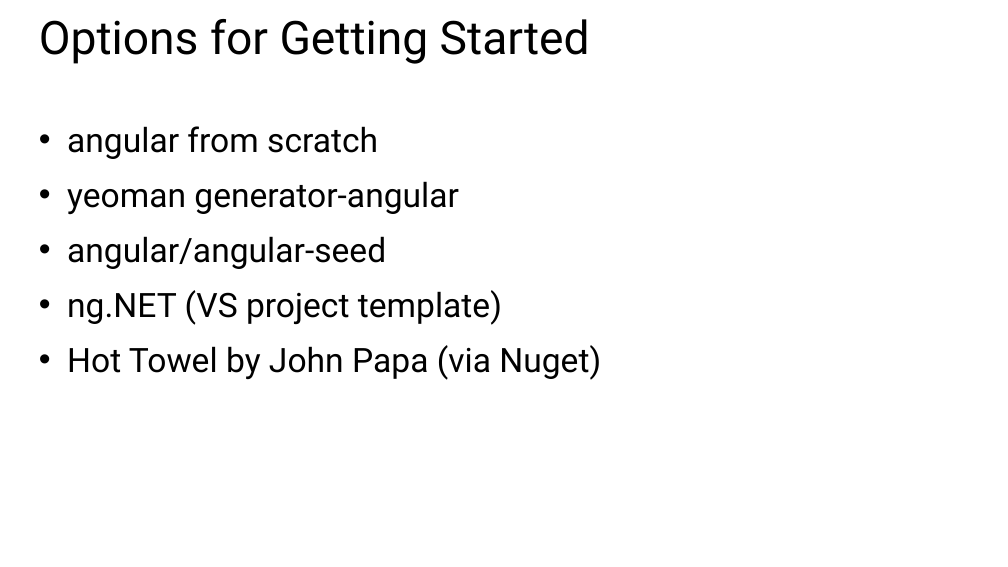
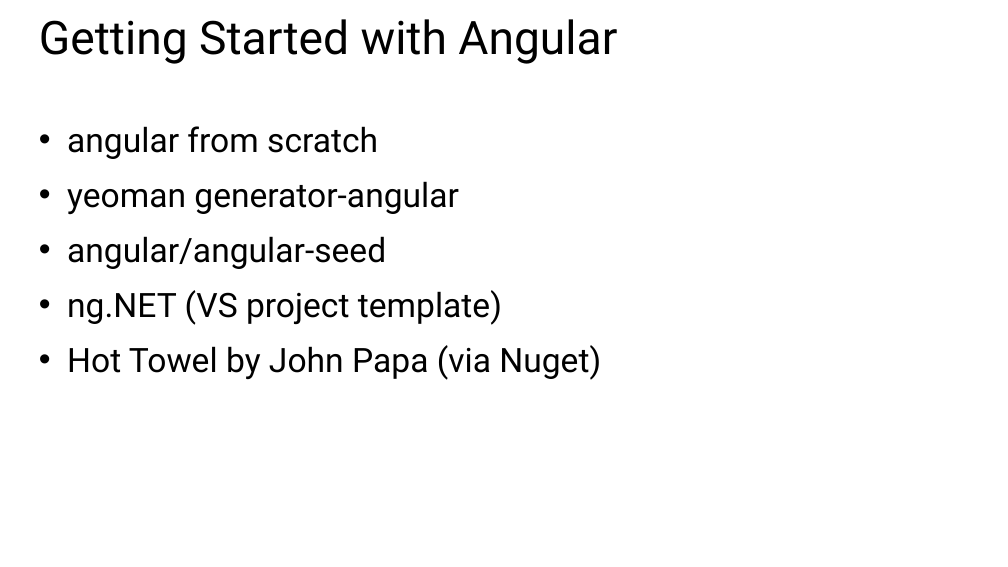
Before and after one commit to CharaD7/FrayedKnot, a slide deck: slide 8 of Slides/M5 Client.pptx (slide 6 before the commit). Drawn at 1008x567 pixels with LibreOffice and Linux fonts; fonts in the diff are those of the drawing. Boxes give left, top, right and bottom in pixels: in the first picture for what was removed or moved away, otherwise in the second. Text is boxed around its words. In the diff, an @@ line names an element or a change of style, - is before the commit and + after.

```diff
--- a/Slides/M5 Client.pptx
+++ b/Slides/M5 Client.pptx
@@ title at <box>39,19,617,64</box>: text changed @@
-Options for Getting Started
+Getting Started with Angular
```
Also in this commit, not shown: 1 other slide changed, 4 slides added, 3 slides removed, 7 other files.
